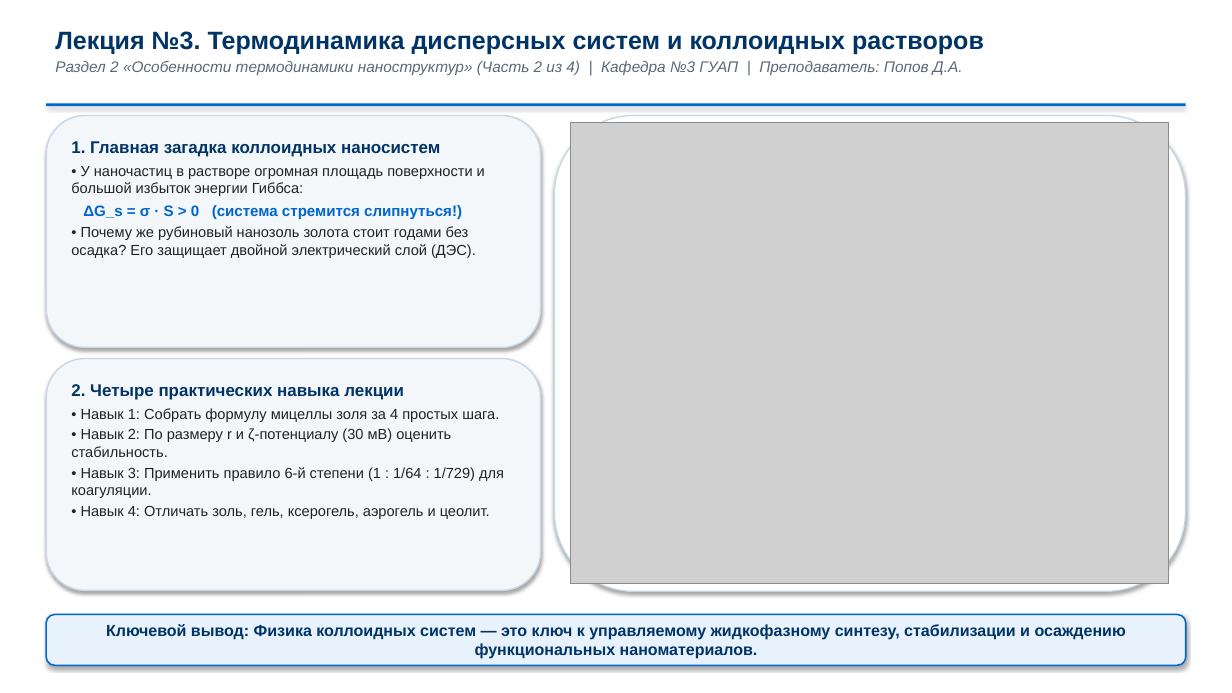
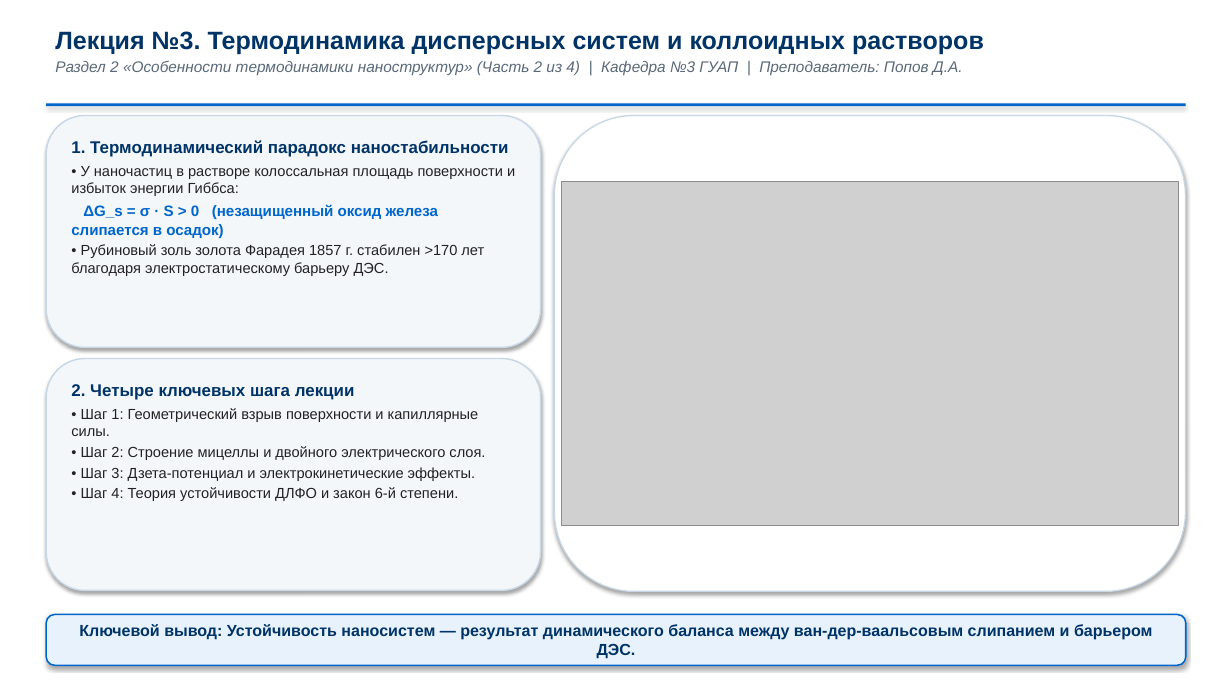
Before and after one commit to brattri3/nanophysics-course, a slide deck: slide 1 of course_materials/semester_4/lectures/lecture_03_colloids.pptx. Drawn at 1232x693 pixels with LibreOffice and Linux fonts; fonts in the diff are those of the drawing; grey boxes stand for pictures. Boxes give left, top, right and bottom in pixels: in the first picture for what was removed or moved away, otherwise in the second. Text is boxed around its words. In the diff, an @@ line names an element or a change of style, - is before the commit and + after.

Commit message:
Update Lecture 03 Section 1 (Slides 1-5: Faraday gold sol vs iron oxide aggregates, Occam/Pareto style) and Slide 17

```diff
--- a/course_materials/semester_4/lectures/lecture_03_colloids.pptx
+++ b/course_materials/semester_4/lectures/lecture_03_colloids.pptx
@@ text in rounded rectangle at [71,140,515,276]: text changed @@
-1. Главная загадка коллоидных наносистем
-• У наночастиц в растворе огромная площадь поверхности и большой избыток энергии Гиббса:
-ΔG_s = σ · S > 0 (система стремится слипнуться!)
-• Почему же рубиновый нанозоль золота стоит годами без осадка? Его защищает двойной электрический слой (ДЭС).
+1. Термодинамический парадокс наностабильности
+• У наночастиц в растворе колоссальная площадь поверхности и избыток энергии Гиббса:
+ΔG_s = σ · S > 0 (незащищенный оксид железа слипается в осадок)
+• Рубиновый золь золота Фарадея 1857 г. стабилен >170 лет благодаря электростатическому барьеру ДЭС.
@@ picture: place and size @@
-picture at [571,123,1169,584]
+picture at [562,181,1178,525]
@@ text in rounded rectangle at [71,384,485,501]: text changed @@
-2. Четыре практических навыка лекции
-• Навык 1: Собрать формулу мицеллы золя за 4 простых шага.
-• Навык 2: По размеру r и ζ-потенциалу (30 мВ) оценить стабильность.
-• Навык 3: Применить правило 6-й степени (1 : 1/64 : 1/729) для коагуляции.
-• Навык 4: Отличать золь, гель, ксерогель, аэрогель и цеолит.
+2. Четыре ключевых шага лекции
+• Шаг 1: Геометрический взрыв поверхности и капиллярные силы.
+• Шаг 2: Строение мицеллы и двойного электрического слоя.
+• Шаг 3: Дзета-потенциал и электрокинетические эффекты.
+• Шаг 4: Теория устойчивости ДЛФО и закон 6-й степени.
@@ text in rounded rectangle at [79,624,1153,659]: text changed @@
-Ключевой вывод: Физика коллоидных систем — это ключ к управляемому жидкофазному синтезу, стабилизации и осаждению функциональных наноматериалов.
+Ключевой вывод: Устойчивость наносистем — результат динамического баланса между ван-дер-ваальсовым слипанием и барьером ДЭС.
```
Also in this commit, not shown: 5 other slides changed, 2 other files.
